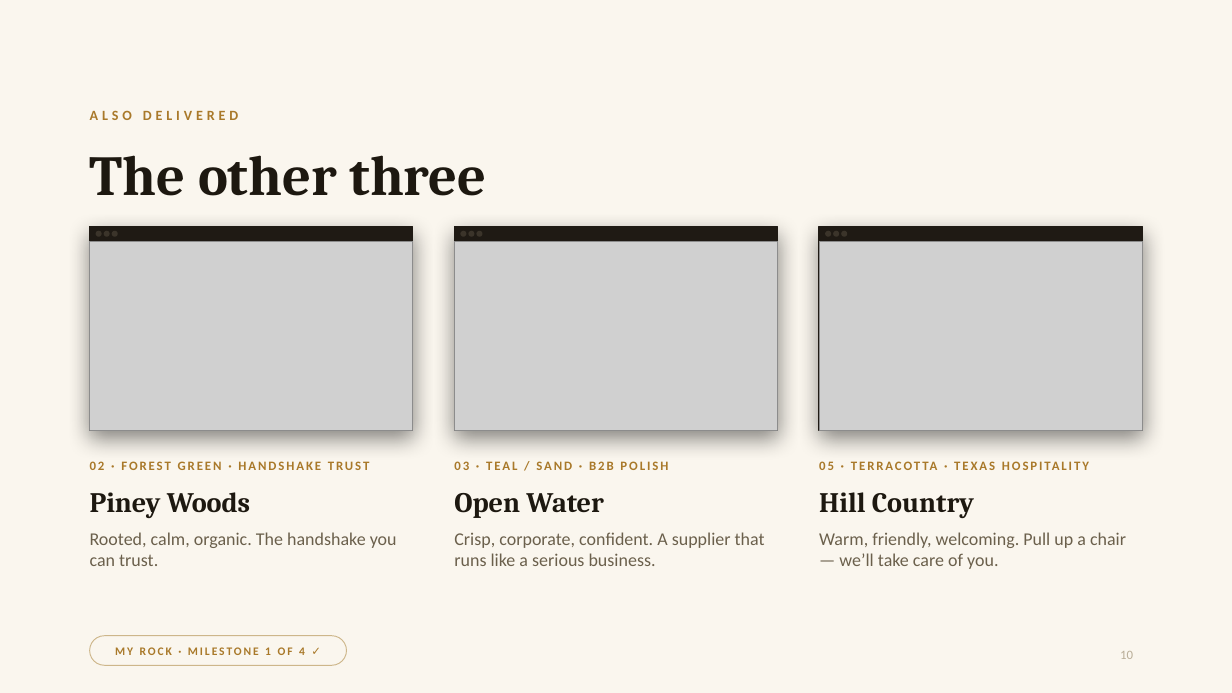
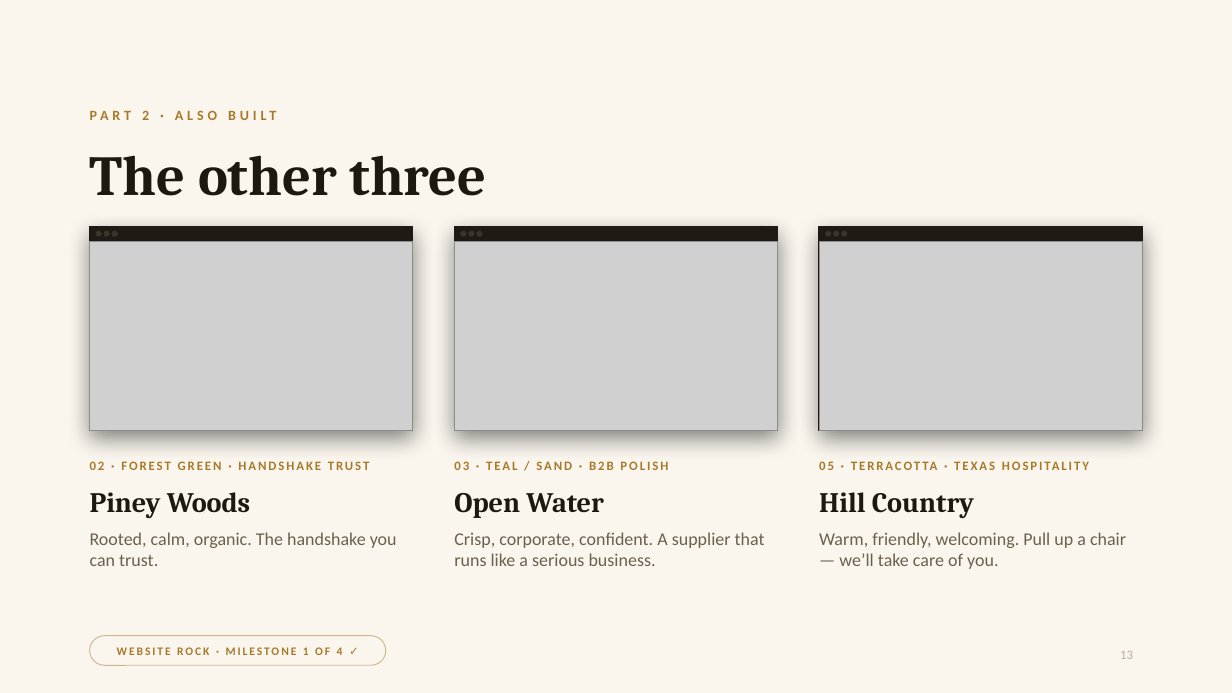
Before and after one commit to jpzllkfl/ace-design-presentation, a slide deck: slide 13 of ACE-Design-Review.pptx (slide 10 before the commit). Drawn at 1232x693 pixels with LibreOffice and Linux fonts; fonts in the diff are those of the drawing; grey boxes stand for pictures; background and template pictures are left out. Boxes give left, top, right and bottom in pixels: in the first picture for what was removed or moved away, otherwise in the second. Text is boxed around its words. In the diff, an @@ line names an element or a change of style, - is before the commit and + after.

```diff
--- a/ACE-Design-Review.pptx
+++ b/ACE-Design-Review.pptx
@@ text at bbox=[142, 110, 149, 120]: text changed @@
-ALSO DELIVERED
+PART 2 · ALSO BUILT
@@ rounded rectangle "WEBSITE ROCK · MILESTONE 1 ...": place and size @@
-rounded rectangle "WEBSITE ROCK · MILESTONE 1 ..." at bbox=[90, 636, 347, 665]
+rounded rectangle "WEBSITE ROCK · MILESTONE 1 ..." at bbox=[90, 636, 386, 665]
@@ text in rounded rectangle at bbox=[117, 647, 343, 655]: text changed @@
-MY ROCK · MILESTONE 1 OF 4 ✓
+WEBSITE ROCK · MILESTONE 1 OF 4 ✓
@@ page number at bbox=[1120, 651, 1133, 659]: text changed @@
-10
+13
```
Also in this commit, not shown: 11 other slides changed, 4 slides added, 4 slides removed, 4 other files.
